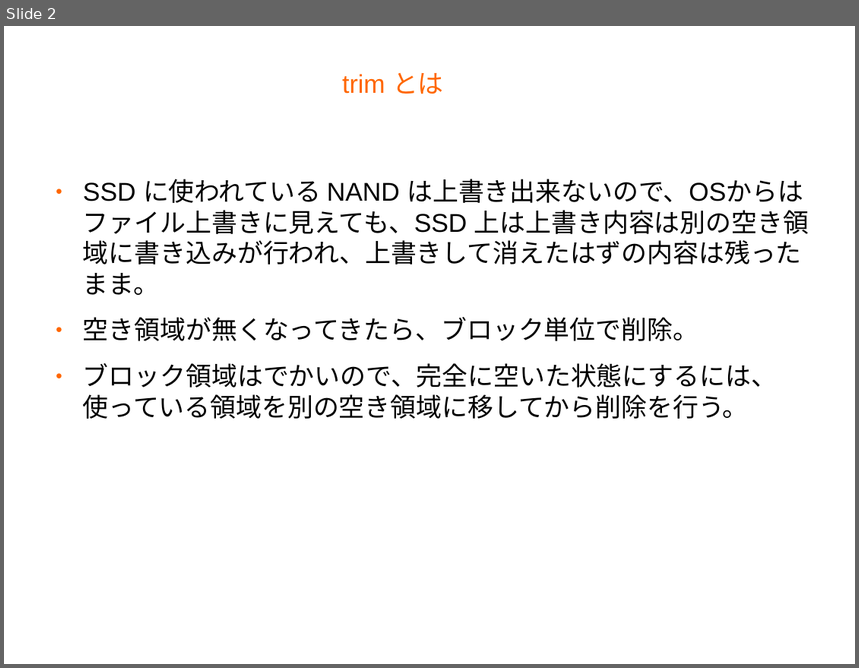
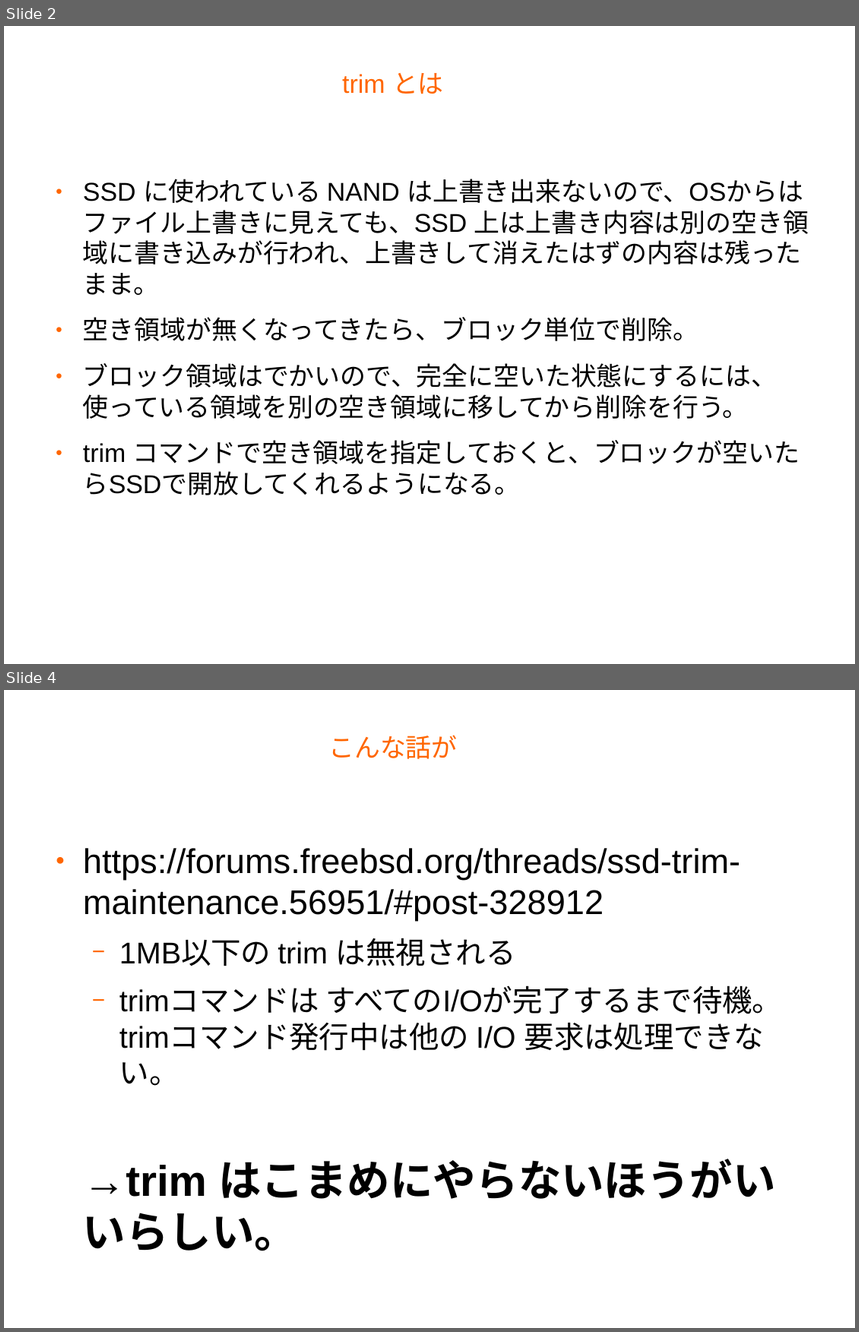
Before and after one commit to s-mitu/Documents, a slide deck: Slides/trimの作法.odp. Shown one above the other, each under a label of ours: slide 2 before the commit, slides 2 and 4 after it; the slides between them are not shown. The pictures are 859x668 and 859x1332 pixels, drawn with LibreOffice and Linux fonts; fonts in the diff are those of the drawing; background and template pictures are left out. Boxes give left, top, right and bottom in pixels: in the first picture for what was removed or moved away, otherwise in the second. Text is boxed around its words. In the diff, an @@ line names an element or a change of style, - is before the commit and + after.

```diff
--- a/Slides/trimの作法.odp
+++ b/Slides/trimの作法.odp
@@ slide 4 added at box(4, 690, 855, 1328), background #FFFFFF @@
@@ title added at box(329, 735, 457, 759), 24 pt, text #FF6600 @@
+こんな話が
@@ text added at box(83, 848, 783, 1252), 32 pt, text #000000 @@
+● https://forums.freebsd.org/threads/ssd-trim-maintenance.56951/#post-328912
+  − 1MB以下の trim は無視される
+  − trimコマンドは すべてのI/Oが完了するまで待機。trimコマンド発行中は他の I/O 要求は処理できない。
+→trim はこまめにやらないほうがいいらしい。
@@ slide 2 changed as well @@
@@ text at box(83, 440, 800, 496): paragraph added @@
+● trim コマンドで空き領域を指定しておくと、ブロックが空いたらSSDで開放してくれるようになる。
```
Also in this commit, not shown: 1 other slide changed, 3 other slides added, 1 slide removed.
